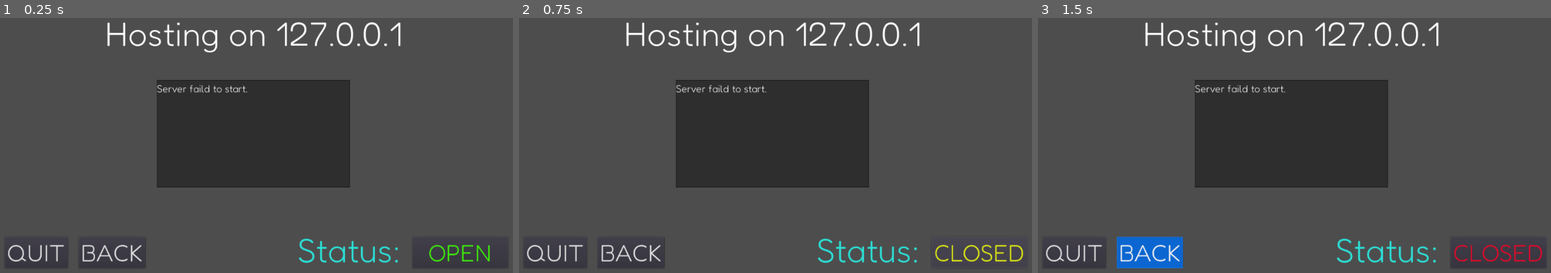
Above: before the commit, frames 1-3 (left to right).
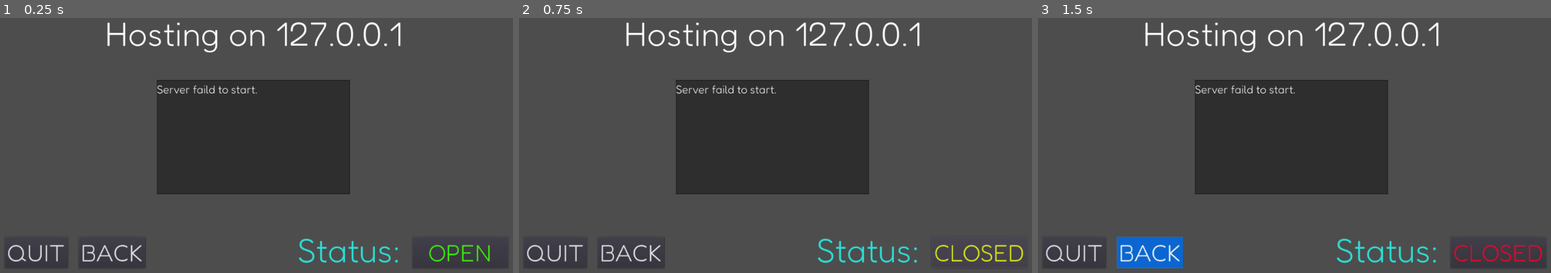
Above: after the commit, the same moments.

Repository: RitleDev/Skive
Game: Godot game, scene res://Assets/Scenes/Host.tscn
Same seed, same stepped clock (60 frames per second), same inputs: the game is played once before the commit and once after it. This scene is started directly instead of the project's main scene.
Inputs:
- Up to frame 1 (0.25 s): no input
- Up to frame 2 (0.75 s): click "OPEN" at 0.5 s
- Up to frame 3 (1.5 s): click "BACK" at 1.25 s

The runs differ from the first frame. In frame 1, 1.3% of the frame differs, in the area x 30-69%, y 26-70%; in frame 2, 1.3%; in frame 3, 1.3%.

Commit message:
Fixed UI bugs at client side + Changed to multi-threaded mode
In addition enhanced the UI look, console font is now larger.

Diff:
--- a/Assets/Dynamic Fonts/Console2.tres
+++ b/Assets/Dynamic Fonts/Console2.tres
@@ -3,5 +3,5 @@
 [ext_resource path="res://Fredoka-VariableFont_wdth,wght.ttf" type="DynamicFontData" id=1]
 
 [resource]
-size = 18
+size = 20
 font_data = ExtResource( 1 )
--- a/Assets/Scenes/Host.tscn
+++ b/Assets/Scenes/Host.tscn
@@ -153,7 +153,7 @@
 margin_left = -172.0
 margin_top = -96.0
 margin_right = 172.0
-margin_bottom = 96.0
+margin_bottom = 108.0
 focus_mode = 0
 custom_colors/font_color_readonly = Color( 1, 1, 1, 1 )
 custom_fonts/font = ExtResource( 6 )
--- a/Assets/Scenes/User.tscn
+++ b/Assets/Scenes/User.tscn
@@ -9,10 +9,10 @@
 buffer_length = 0.1
 
 [sub_resource type="StyleBoxFlat" id=4]
-bg_color = Color( 0.0431373, 0.4, 0.819608, 1 )
+bg_color = Color( 0.819608, 0.0431373, 0.0431373, 1 )
 
 [sub_resource type="StyleBoxFlat" id=5]
-bg_color = Color( 0.0431373, 0.34902, 0.709804, 1 )
+bg_color = Color( 0.698039, 0.0941176, 0.0941176, 1 )
 
 [sub_resource type="StyleBoxFlat" id=6]
 bg_color = Color( 0.0431373, 0.4, 0.819608, 1 )
--- a/Assets/Scripts/UserNet.gd
+++ b/Assets/Scripts/UserNet.gd
@@ -295,7 +295,7 @@
 func _on_ActivityTimer_timeout():
 	if is_active:
 		is_active = false
-	else:  # server disconnected unexpectedly.
+	elif client_runnning:  # server disconnected unexpectedly.
 		is_recording = false
 		client_runnning = false
 		$RichTextLabel.bbcode_text = '[center]Connection timed out![/center]'
--- a/project.godot
+++ b/project.godot
@@ -73,6 +73,7 @@
 [physics]
 
 common/physics_fps=100
+2d/thread_model=2
 
 [rendering]
 
